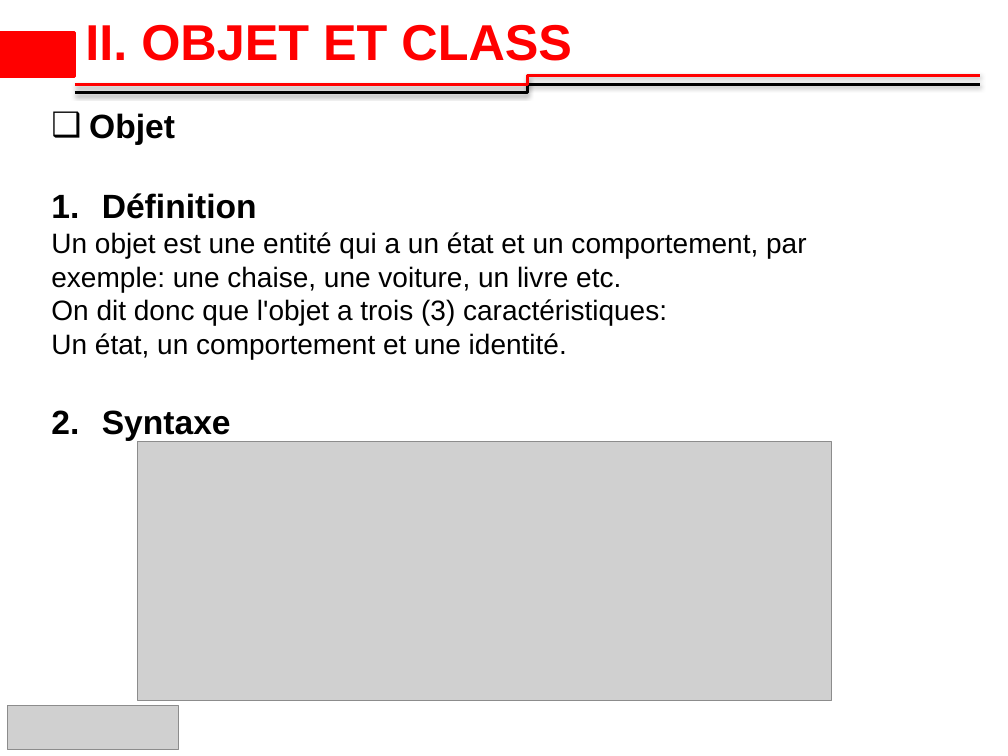
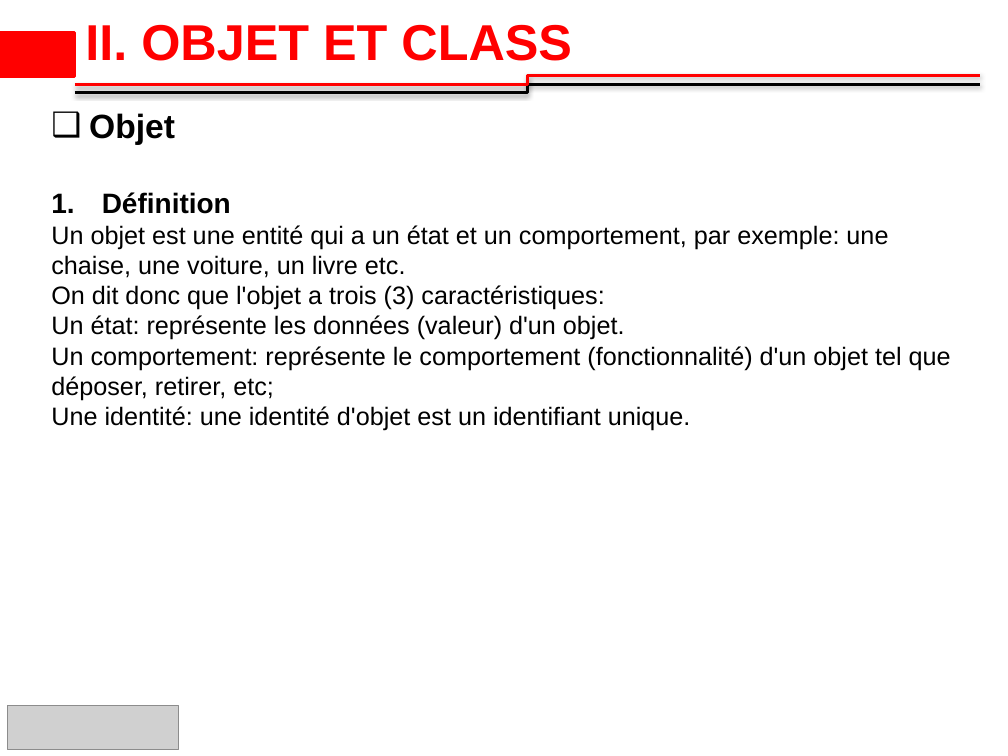
Before and after one commit to 2losky/Poo_Java, a slide deck: slide 7 of java-oop latest.pptx. Drawn at 1008x756 pixels with LibreOffice and Linux fonts; fonts in the diff are those of the drawing; grey boxes stand for pictures; background and template pictures are left out. Boxes give left, top, right and bottom in pixels: in the first picture for what was removed or moved away, otherwise in the second. Text is boxed around its words. In the diff, an @@ line names an element or a change of style, - is before the commit and + after.

Commit message:
objet et class

```diff
--- a/java-oop latest.pptx
+++ b/java-oop latest.pptx
@@ text at (51, 192, 888, 310): size 24 to 20 pt in "Définition"; size 20 to 18 pt in "Un objet est une entité qui a ...", "On dit donc que l'objet a trois ..." @@
@@ text at (51, 315, 951, 431): text changed; size 20 to 18 pt @@
-Un état, un comportement et une identité.
-2. Syntaxe
+Un état: représente les données (valeur) d'un objet.
+Un comportement: représente le comportement (fonctionnalité) d'un objet tel que déposer, retirer, etc;
+Une identité: une identité d'objet est un identifiant unique.
@@ picture removed at (137, 442, 832, 701) @@
```
Also in this commit, not shown: 2 other slides changed, 1 other file.
